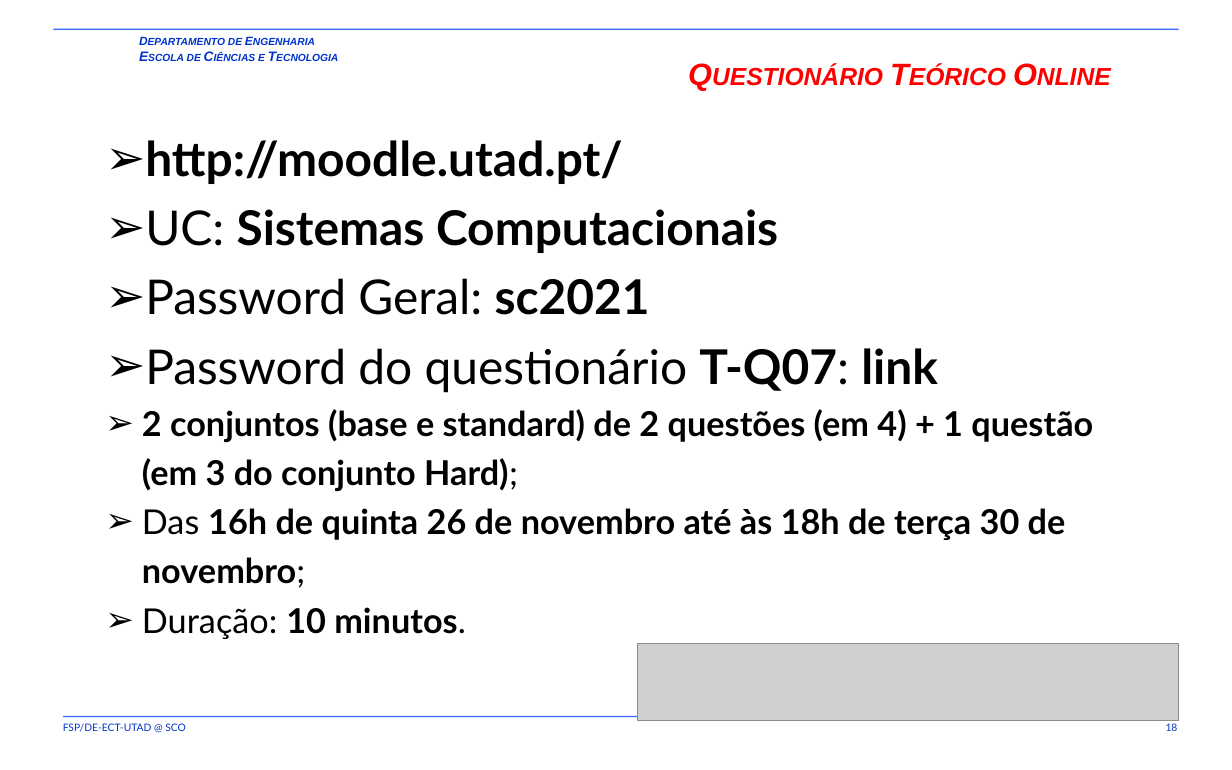
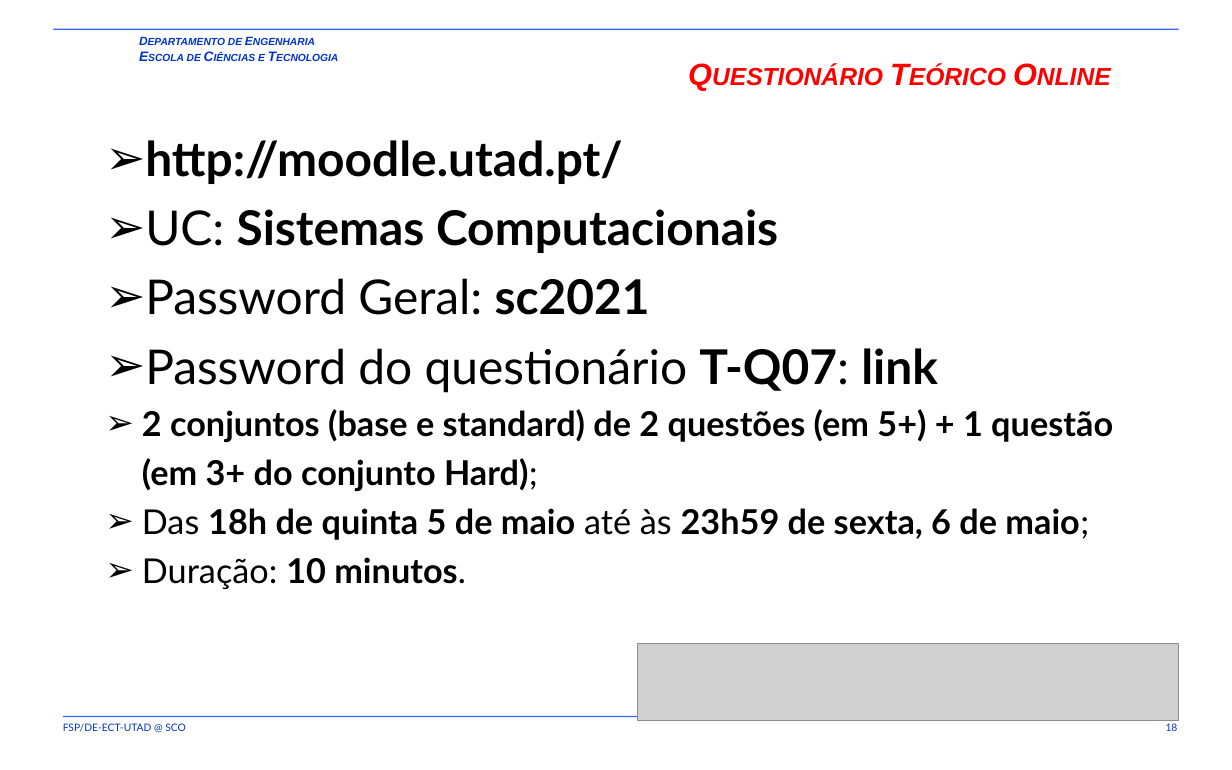
Before and after one commit to fsp864/UTAD-SCO, a slide deck: slide 18 of aulas/t/old/SCO-T2-S01-S02.pptx. Drawn at 1232x770 pixels with LibreOffice and Linux fonts; fonts in the diff are those of the drawing; grey boxes stand for pictures; background and template pictures are left out. Boxes give left, top, right and bottom in pixels: in the first picture for what was removed or moved away, otherwise in the second. Text is boxed around its words. In the diff, an @@ line names an element or a change of style, - is before the commit and + after.

```diff
--- a/aulas/t/old/SCO-T2-S01-S02.pptx
+++ b/aulas/t/old/SCO-T2-S01-S02.pptx
@@ text at (142,409,1113,540): text changed @@
-  ➢ 2 conjuntos (base e standard) de 2 questões (em 4) + 1 questão (em 3 do conjunto Hard);
-  ➢ Das 16h de quinta 26 de novembro até às 18h de terça 30 de novembro;
+  ➢ 2 conjuntos (base e standard) de 2 questões (em 5+) + 1 questão (em 3+ do conjunto Hard);
+  ➢ Das 18h de quinta 5 de maio até às 23h59 de sexta, 6 de maio;
```
Also in this commit, not shown: 2 other files.
